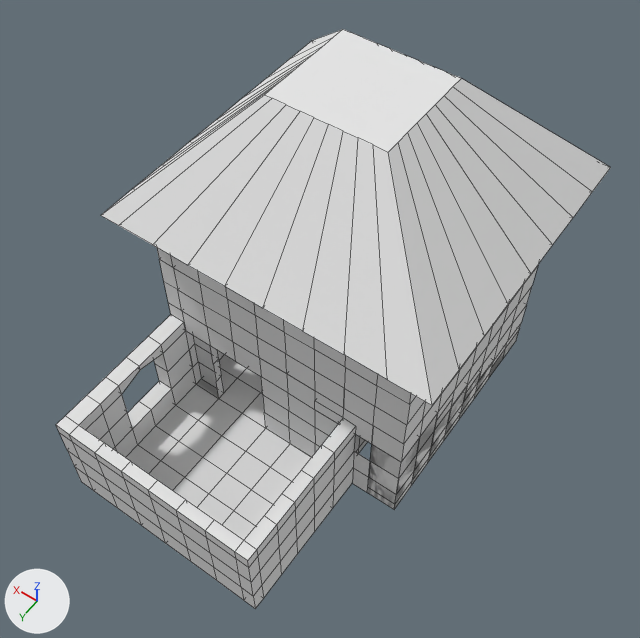
The Blender file Ny mapp/House.blend: old version first, new version second.
Rendered twice from a 50 mm lens placed at (-34.0, 36.4, 95.0), pointed at (-0.7, -10.2, 21.8). The axes (+X, +Y, +Z) are drawn at lower left. The lights are the same throughout. Mesh edges are drawn as thin lines.
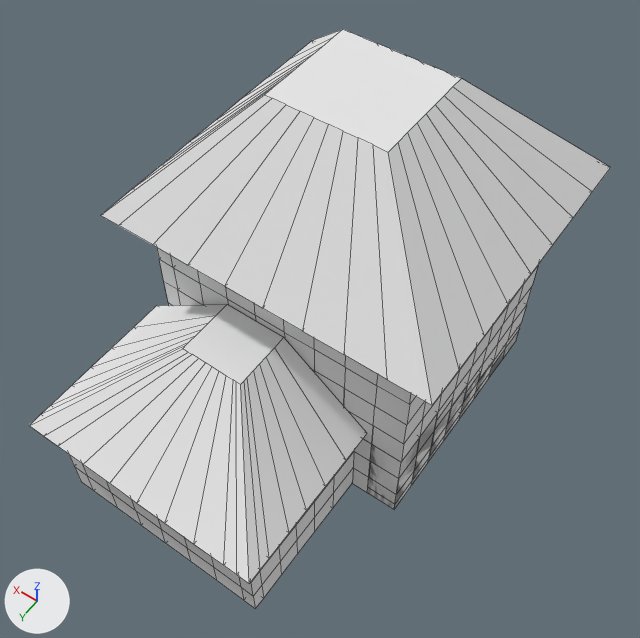
The newer file is also turned or shifted as a whole; pictures and numbers use the older file's frame.

The change in detail:
me_cube is used by ob_cube; location (0.0, 1.5, 17.1); scale (14.7, 14.7, 14.7).
me_cube had 872 vertices, 849 faces, 73 loose edges and spanned x -1.24..1.37, y -2.67..0.78, z -1.0..1.87.
me_cube now has 976 vertices, 944 faces, 74 loose edges and spans x -1.24..1.37, y -2.67..0.9, z -1.0..1.87.
Part 1, on me_cube:
1 face is deleted.
1 loose edge is deleted.
77 vertices are added at x -0.71..1.29, y -0.95..0.9, z -0.25..0.45.
11 new vertices lie (0.0, 0.12, 0.0) away from vertices in x -0.61..1.14, y 0.78, z -0.14.
8 new vertices lie (0.15, 0.0, 0.0) away from vertices in x 1.14, y -0.45..0.9, z -0.14.
8 new vertices lie (-0.1, 0.0, 0.0) away from vertices in x -0.61, y -0.45..0.9, z -0.14.
2 loose edges are added.
96 new faces join them.

What differs and where, as boxes [x1, y1, x2, y2] in the pictures (640 x 638 px):
'Cube', reshaped
    before: [56, 29, 611, 609]
    after: [29, 29, 611, 609]
part 1 of me_cube, built on
    after: [29, 304, 372, 583]
